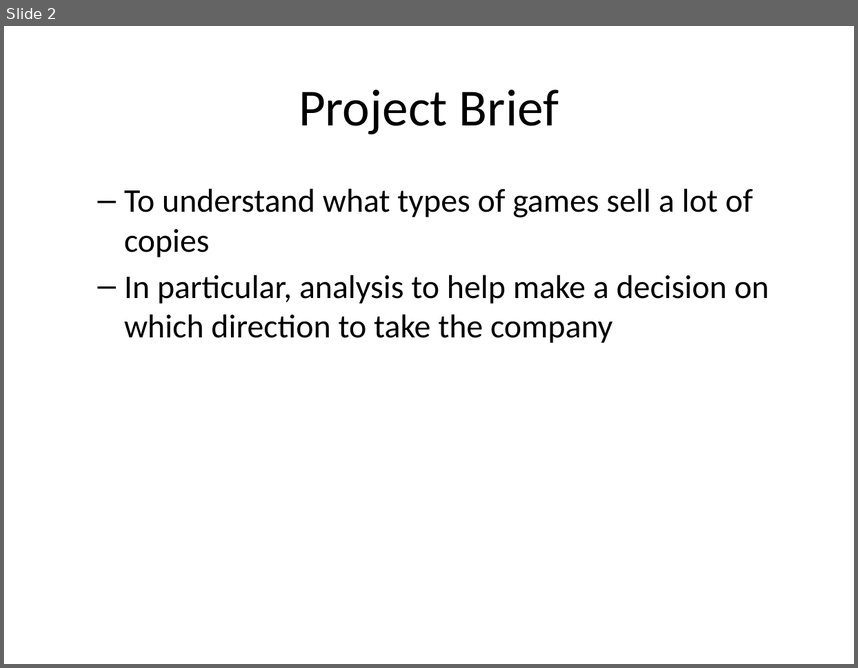
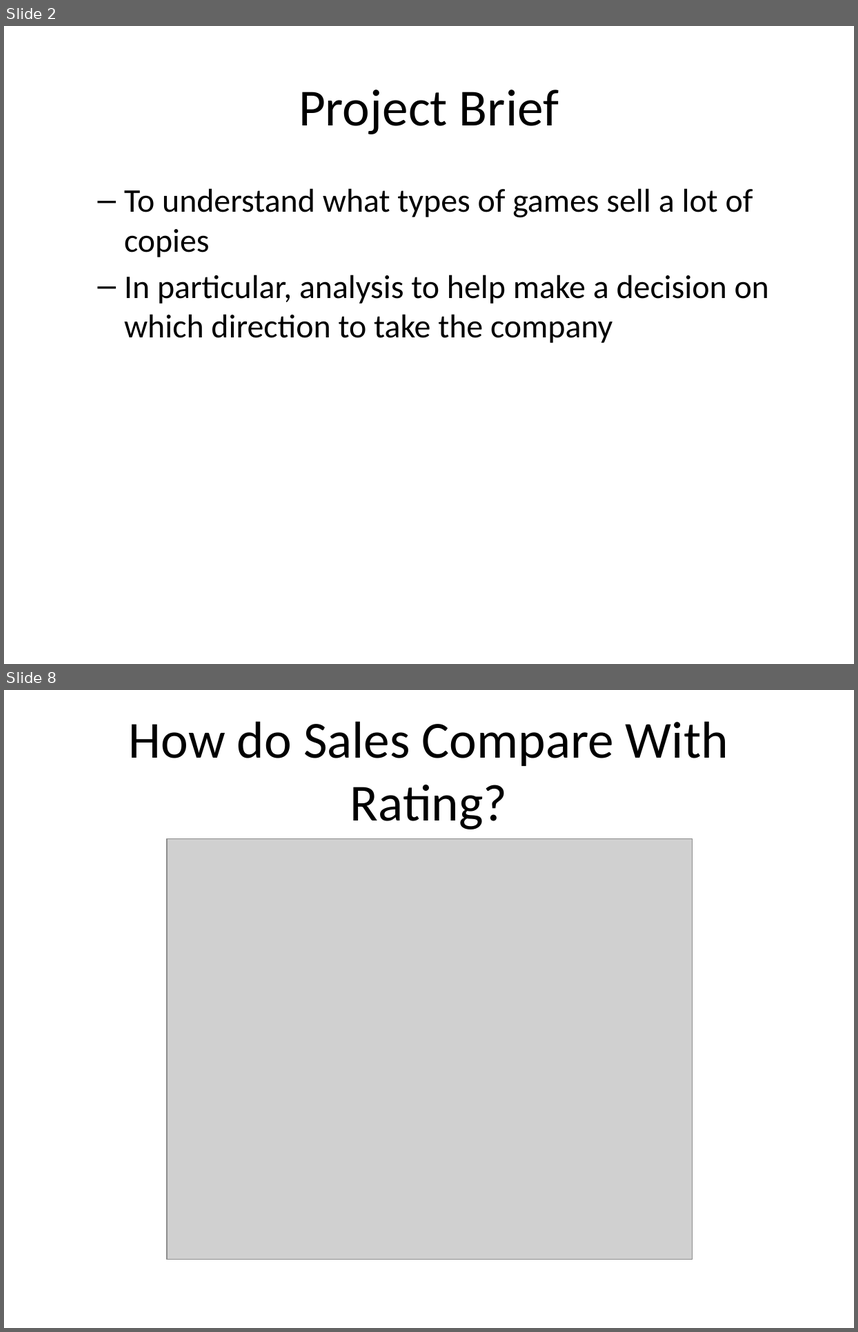
Before and after one commit to DhileasHeywood/video_games_project, a slide deck: documentation/video_games_presentation.pptx. Shown one above the other, each under a label of ours: slide 2 before the commit, slides 2 and 8 after it; the slides between them are not shown. The pictures are 858x668 and 858x1332 pixels, drawn with LibreOffice and Linux fonts; fonts in the diff are those of the drawing; grey boxes stand for pictures. Boxes give left, top, right and bottom in pixels: in the first picture for what was removed or moved away, otherwise in the second. Text is boxed around its words. In the diff, an @@ line names an element or a change of style, - is before the commit and + after.

```diff
--- a/documentation/video_games_presentation.pptx
+++ b/documentation/video_games_presentation.pptx
@@ slide 8 added at [4,690,854,1328], background #FFFFFF @@
@@ title added at [129,721,728,829], 44 pt, text #000000 @@
+How do Sales Compare With Rating?
@@ picture added at [168,839,693,1259] @@
```
Also in this commit, not shown: 1 slide changed, 7 other slides added, 1 slide removed, 7 other files.
